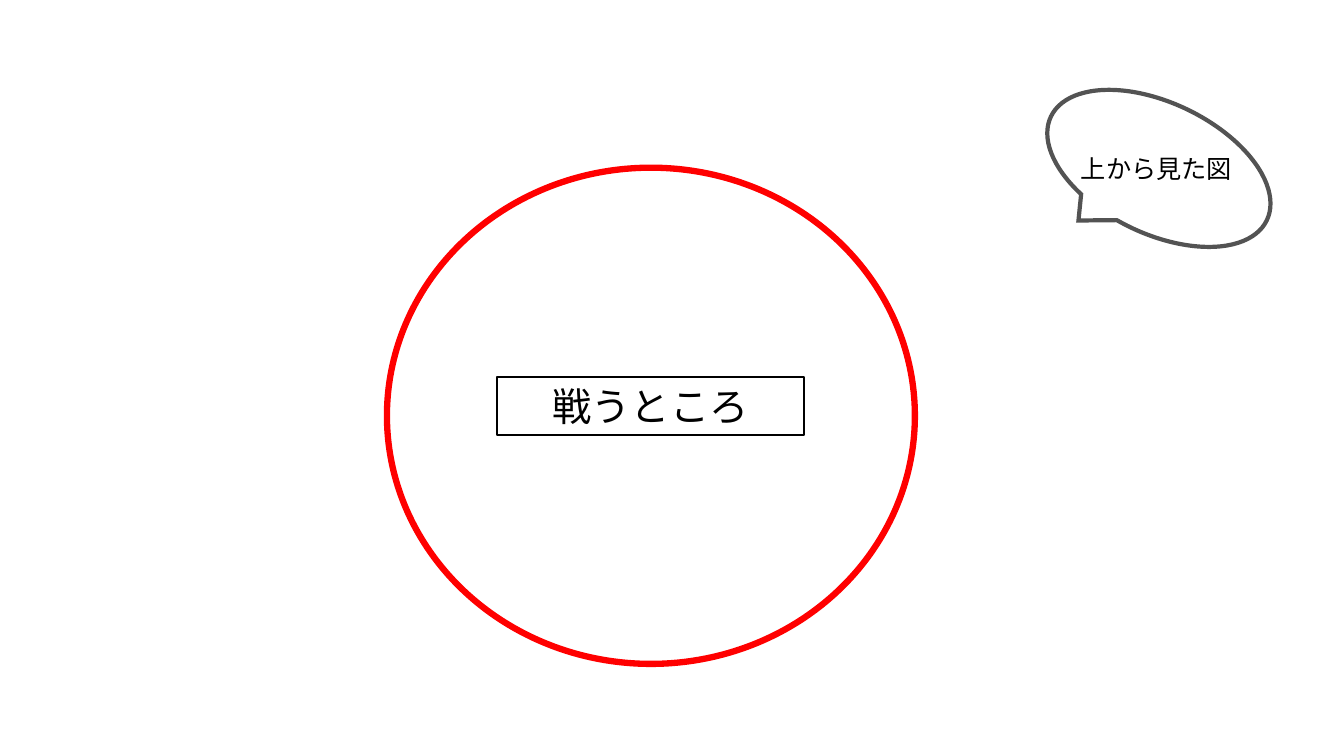
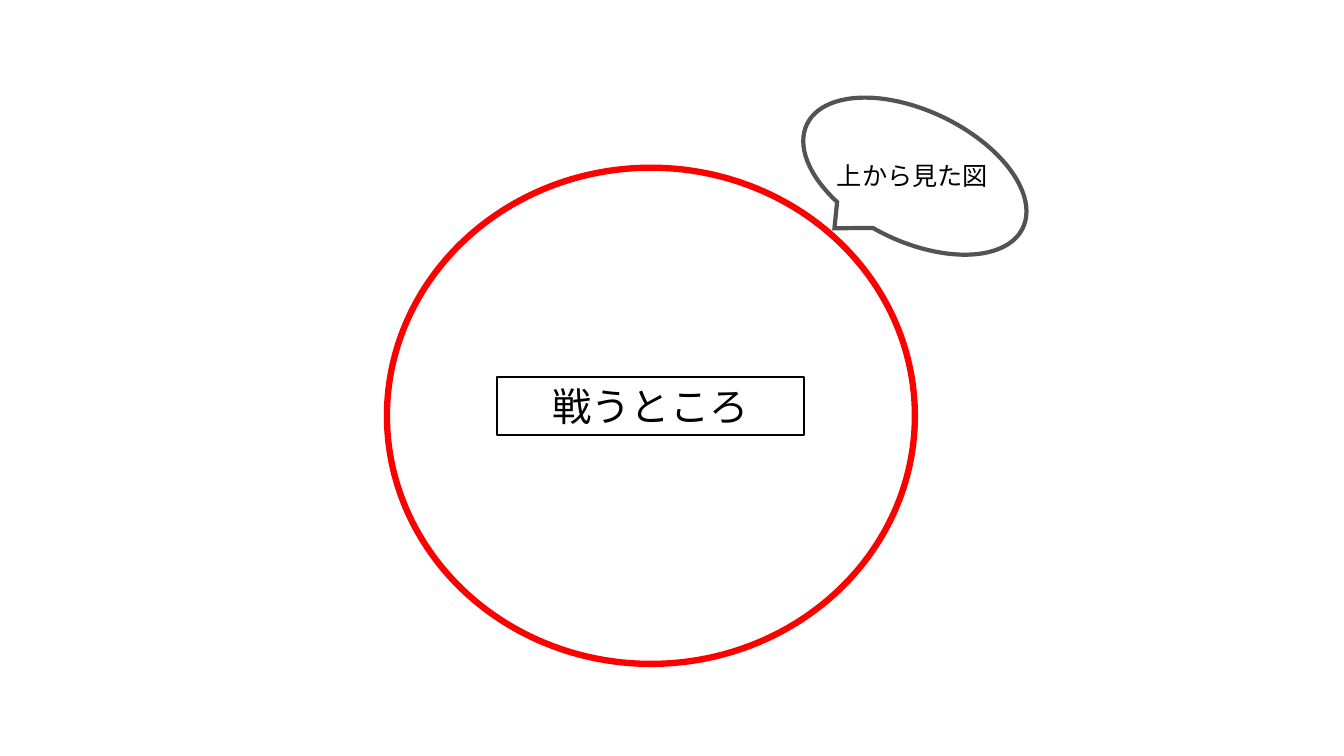
Before and after one commit to MizukiKato0416/sotsugyou_time_kato, a slide deck: slide 11 of 卒業制作_超ぶっ飛び超絶バトロワ（仮）.pptx. Drawn at 1344x756 pixels with LibreOffice and Linux fonts; fonts in the diff are those of the drawing. Boxes give left, top, right and bottom in pixels: in the first picture for what was removed or moved away, otherwise in the second. Text is boxed around its words. In the diff, an @@ line names an element or a change of style, - is before the commit and + after.

```diff
--- a/卒業制作_超ぶっ飛び超絶バトロワ（仮）.pptx
+++ b/卒業制作_超ぶっ飛び超絶バトロワ（仮）.pptx
@@ speech bubble moved from (x1=1023, y1=57, x2=1296, y2=279) to (x1=779, y1=65, x2=1052, y2=288) @@
@@ text "上から見た図" moved from (x1=1081, y1=157, x2=1232, y2=180) to (x1=837, y1=164, x2=988, y2=187) @@
```
Also in this commit, not shown: 1 other slide changed.
